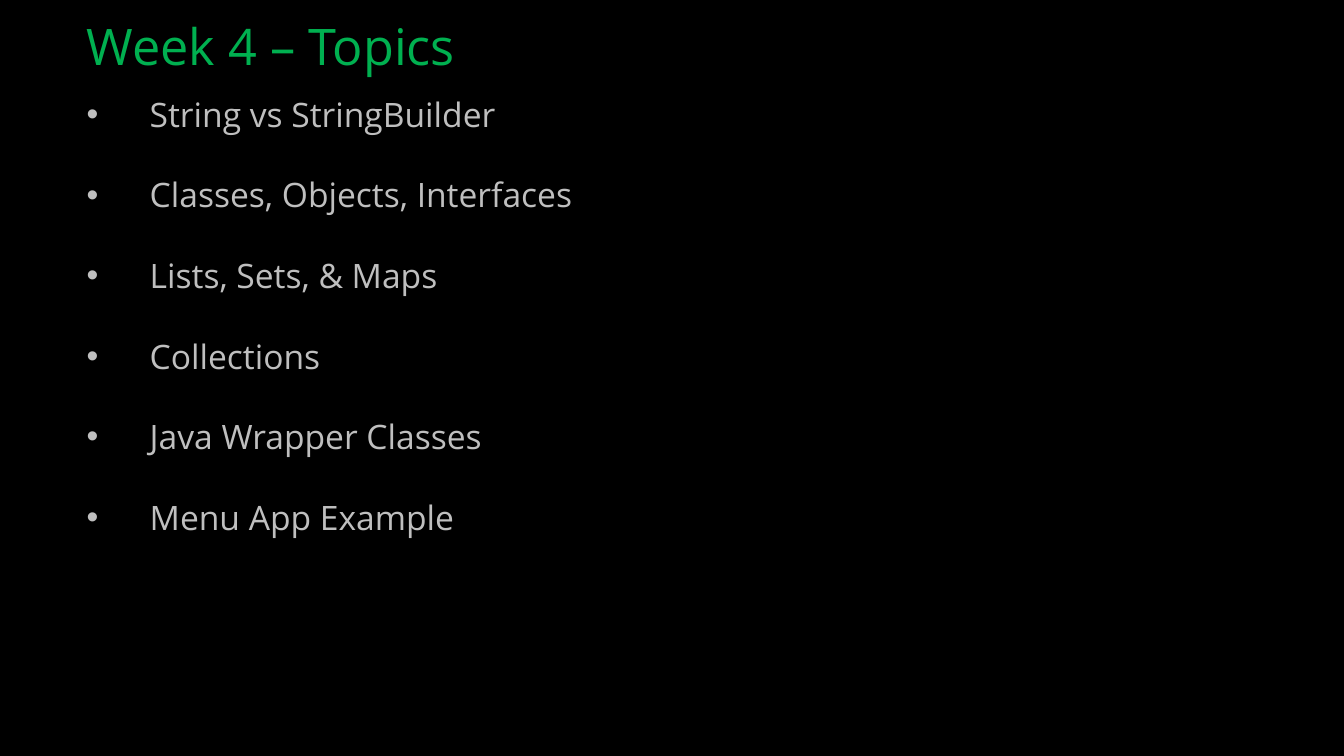
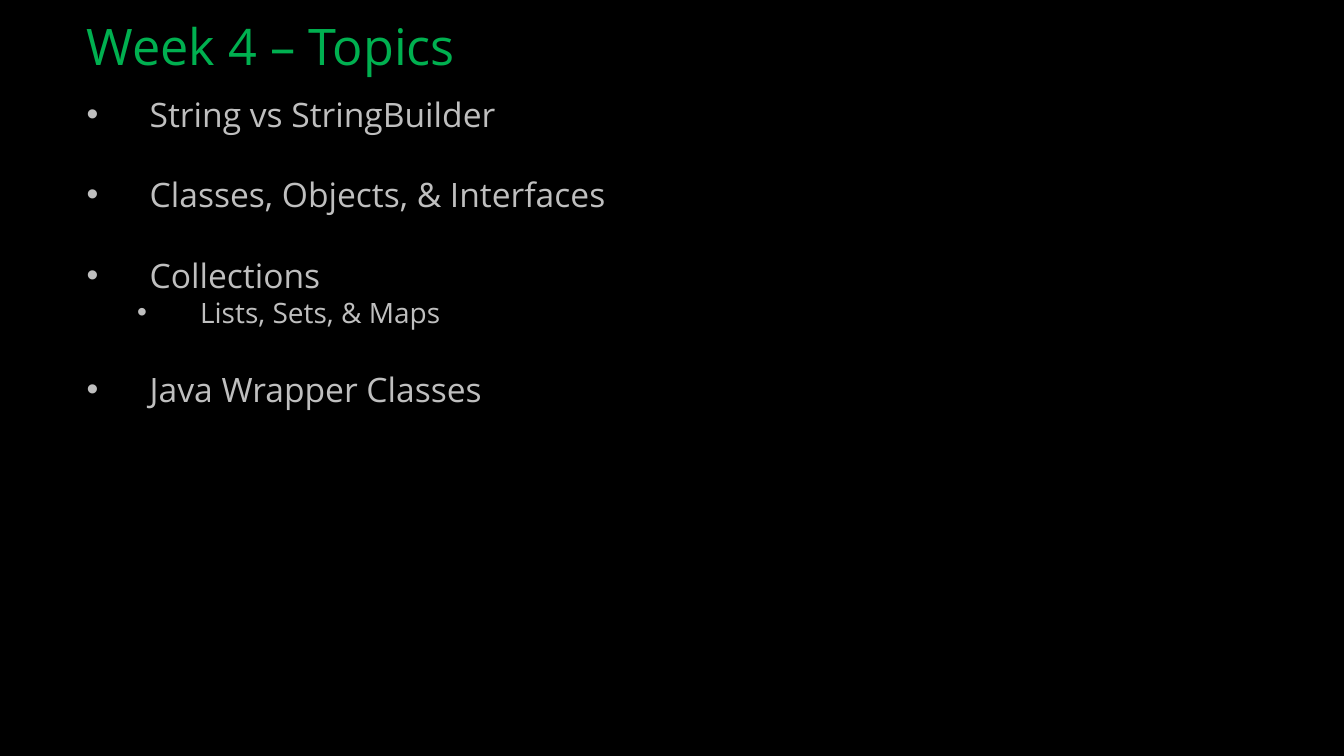
Before and after one commit to ckiefriter1/PT-BESD, a slide deck: slide 1 of Week4/BESD Week 4.pptx. Drawn at 1344x756 pixels with LibreOffice and Linux fonts; fonts in the diff are those of the drawing. Boxes give left, top, right and bottom in pixels: in the first picture for what was removed or moved away, otherwise in the second. Text is boxed around its words. In the diff, an @@ line names an element or a change of style, - is before the commit and + after.

```diff
--- a/Week4/BESD Week 4.pptx
+++ b/Week4/BESD Week 4.pptx
@@ text at (150,181,605,289): text changed @@
-• Classes, Objects, Interfaces
+• Classes, Objects, & Interfaces
+• Collections
@@ text at (200,302,440,330): size 24 to 20 pt in "Lists, Sets, & Maps"; list level 1 to 2 in "Lists, Sets, & Maps" @@
@@ text at (150,343,321,370): paragraph removed @@
-• Collections
@@ text at (150,504,454,538): paragraph removed @@
-• Menu App Example
```
Also in this commit, not shown: 1 other slide changed, 1 slide added, 2 slides removed, 2 other files.
